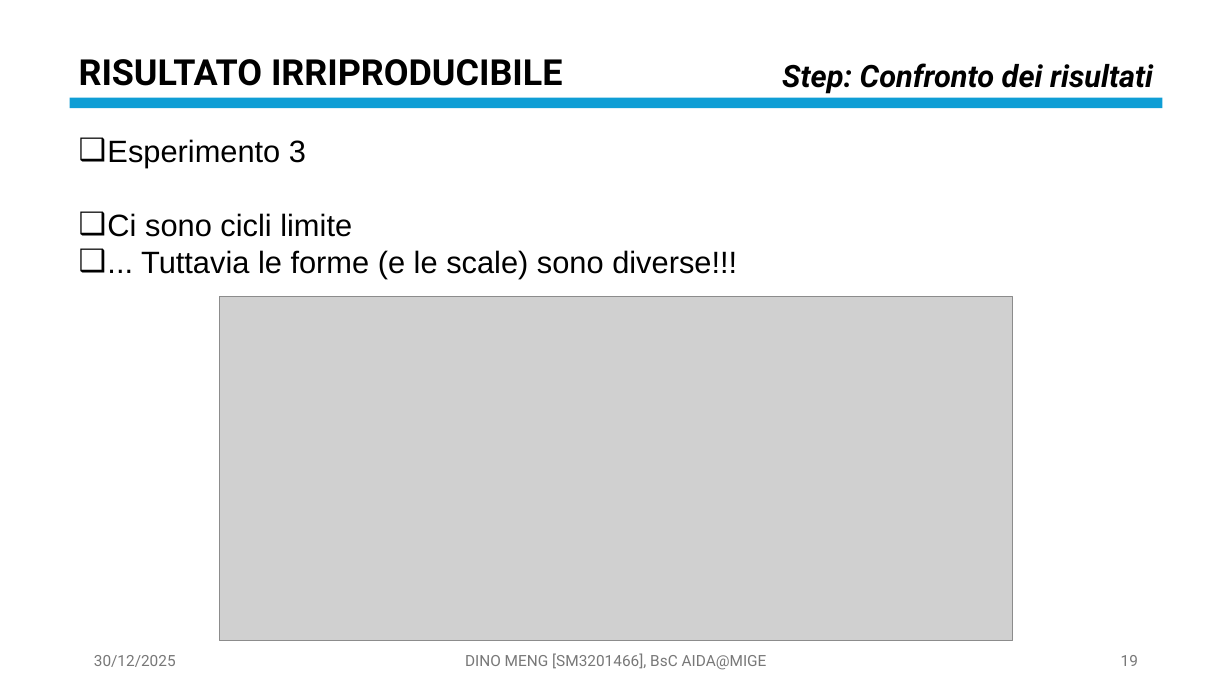
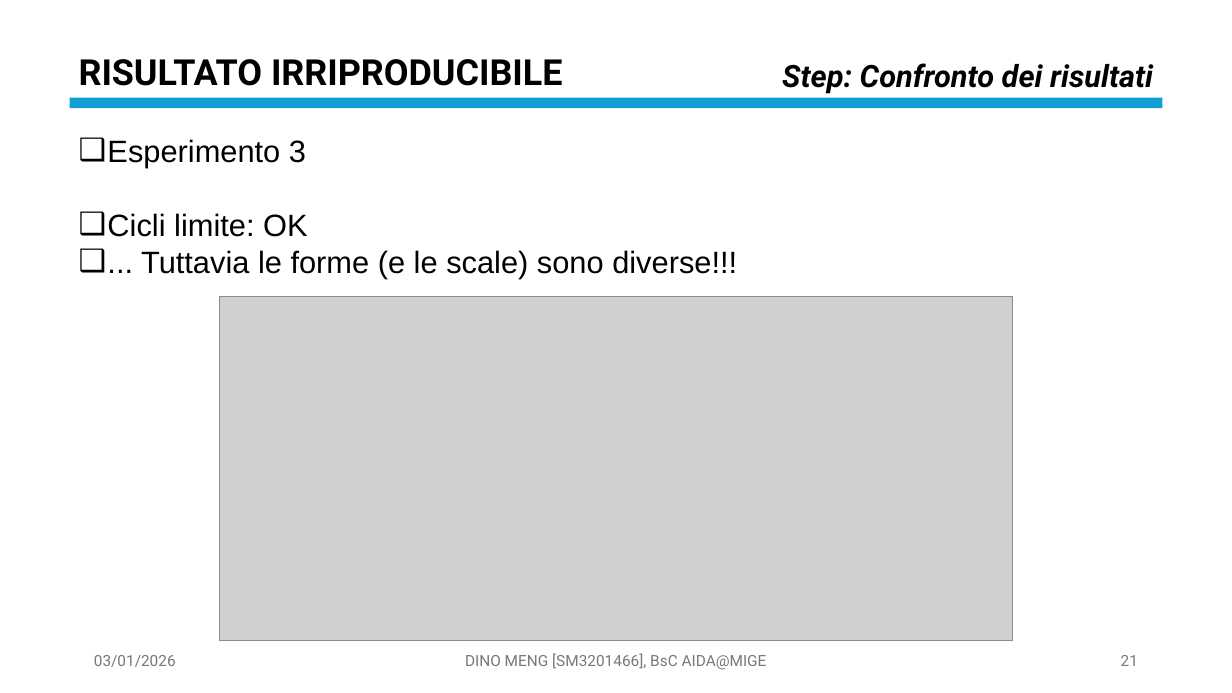
Before and after one commit to OdinMeng/AIDA-UNIVERSITY-NOTES-2025-2026, a slide deck: slide 21 of Complex Systems/project/PresentationPROJECTSM3201466.pptx (slide 19 before the commit). Drawn at 1232x693 pixels with LibreOffice and Linux fonts; fonts in the diff are those of the drawing; grey boxes stand for pictures. Boxes give left, top, right and bottom in pixels: in the first picture for what was removed or moved away, otherwise in the second. Text is boxed around its words. In the diff, an @@ line names an element or a change of style, - is before the commit and + after.

```diff
--- a/Complex Systems/project/PresentationPROJECTSM3201466.pptx
+++ b/Complex Systems/project/PresentationPROJECTSM3201466.pptx
@@ text at bbox=[107, 213, 307, 237]: text changed @@
-❑ Ci sono cicli limite
+❑ Cicli limite: OK
@@ text at bbox=[94, 655, 176, 667]: text changed @@
-30/12/2025
+03/01/2026
@@ page number at bbox=[1121, 655, 1138, 666]: text changed @@
-19
+21
```
Also in this commit, not shown: 24 other slides changed, 6 slides added, 3 other files.
